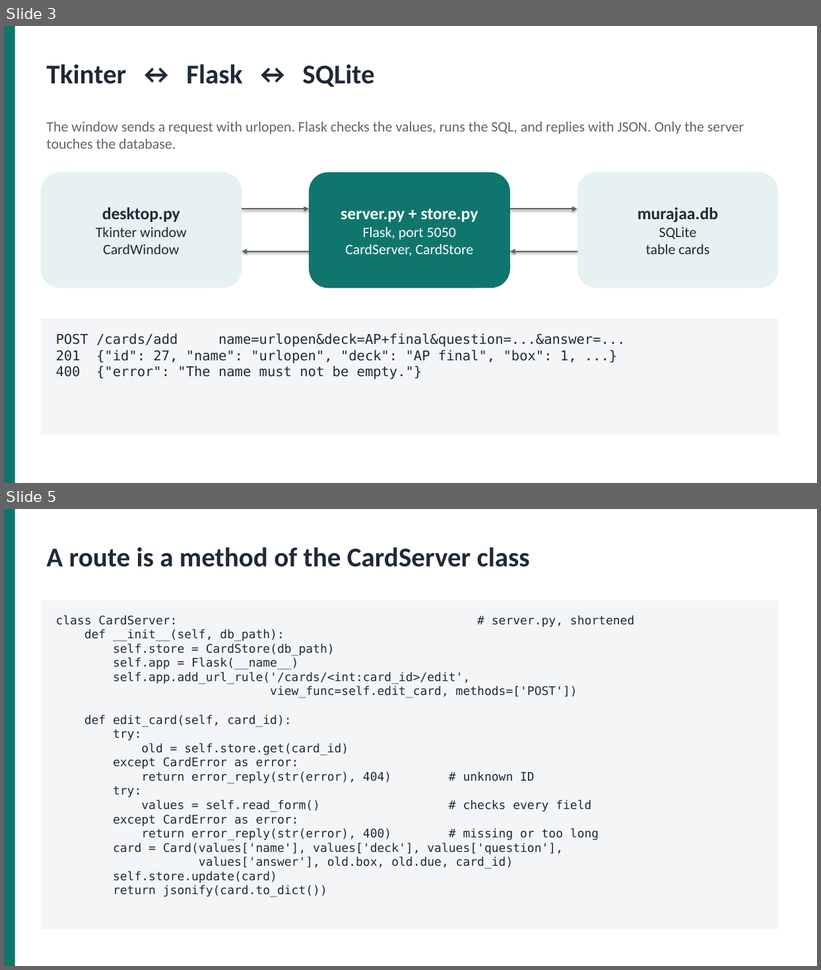
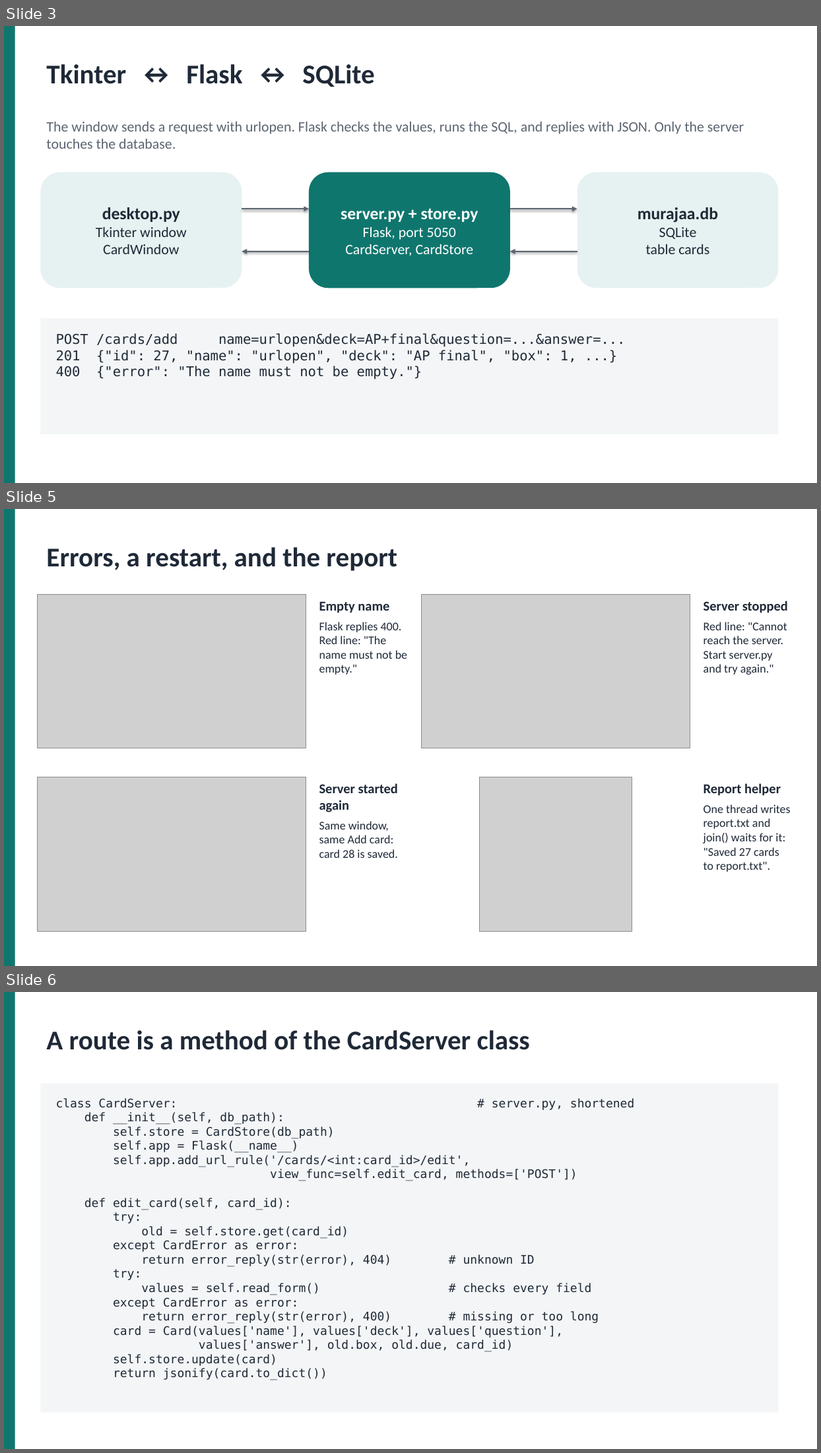
Before and after one commit to belumume/murajaa, a slide deck: Murajaa-presentation.pptx. Shown one above the other, each under a label of ours: slides 3 and 5 before the commit, slides 3, 5 and 6 after it; the slides between them are not shown. The pictures are 821x970 and 821x1453 pixels, drawn with LibreOffice and Linux fonts; fonts in the diff are those of the drawing; grey boxes stand for pictures. Boxes give left, top, right and bottom in pixels: in the first picture for what was removed or moved away, otherwise in the second. Text is boxed around its words. In the diff, an @@ line names an element or a change of style, - is before the commit and + after.

Commit message:
Report PDF and screenshots; slides show the app; database errors as JSON

```diff
--- a/Murajaa-presentation.pptx
+++ b/Murajaa-presentation.pptx
@@ slide 5 added at (4, 509, 817, 966), background #FFFFFF @@
@@ rectangle added at (4, 509, 15, 966), fill #0F766E @@
@@ text added at (46, 547, 397, 571), 32 pt, text #1F2937, bold @@
+Errors, a restart, and the report
@@ picture added at (38, 594, 306, 749) @@
@@ text added at (319, 601, 407, 675), 14 pt, text #1F2937 @@
+Empty name
+Flask replies 400. Red line: "The name must not be empty."
@@ picture added at (422, 594, 690, 749) @@
@@ text added at (704, 601, 788, 675), 14 pt, text #1F2937 @@
+Server stopped
+Red line: "Cannot reach the server. Start server.py and try again."
@@ picture added at (38, 778, 306, 931) @@
@@ text added at (319, 784, 398, 858), 14 pt, text #1F2937 @@
+Server started again
+Same window, same Add card: card 28 is saved.
@@ picture added at (480, 778, 632, 931) @@
@@ text added at (704, 784, 791, 872), 14 pt, text #1F2937 @@
+Report helper
+One thread writes report.txt and join() waits for it: "Saved 27 cards to report.txt".
@@ what was slide 5 is now slide 6 @@
```
Also in this commit, not shown: 4 slides changed, 1 other slide added, 1 slide removed, 15 other files.
